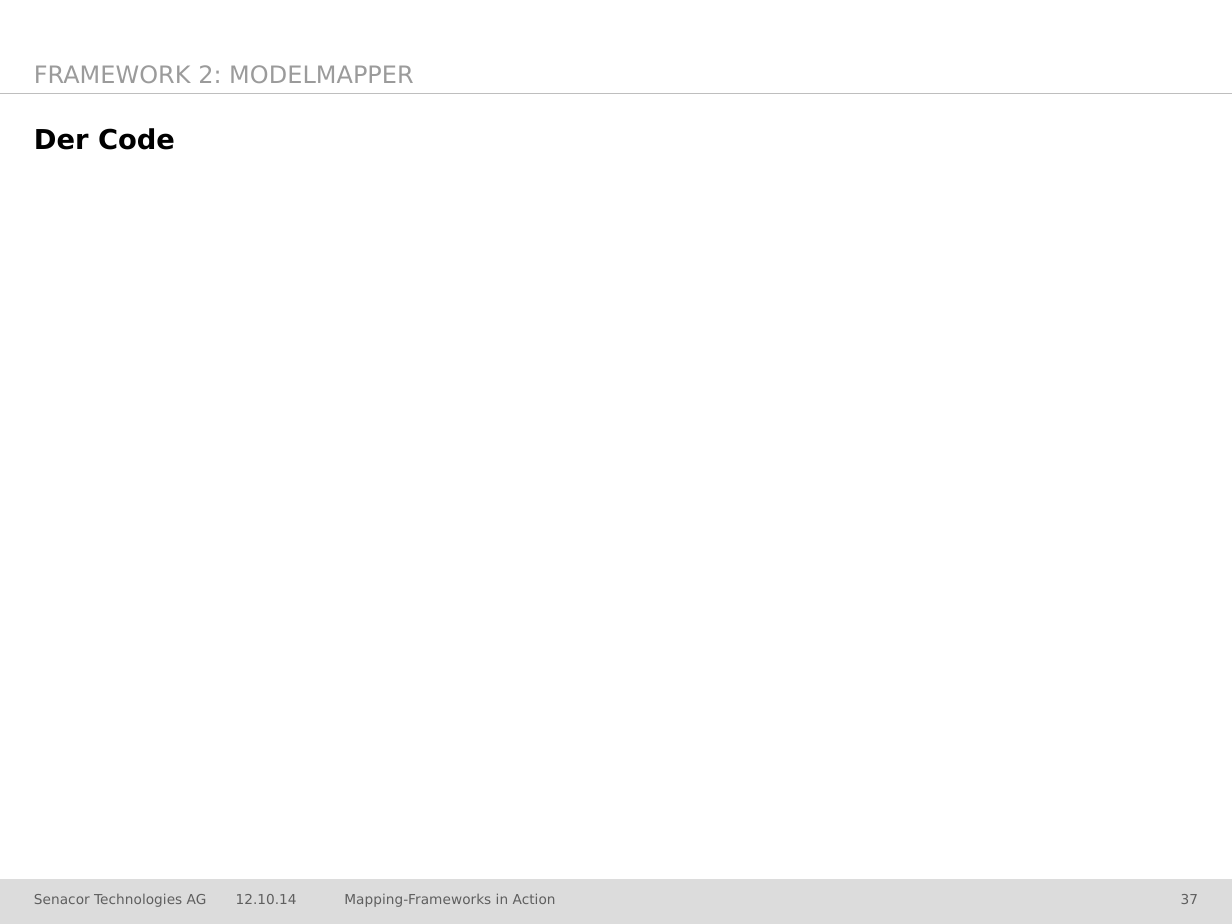
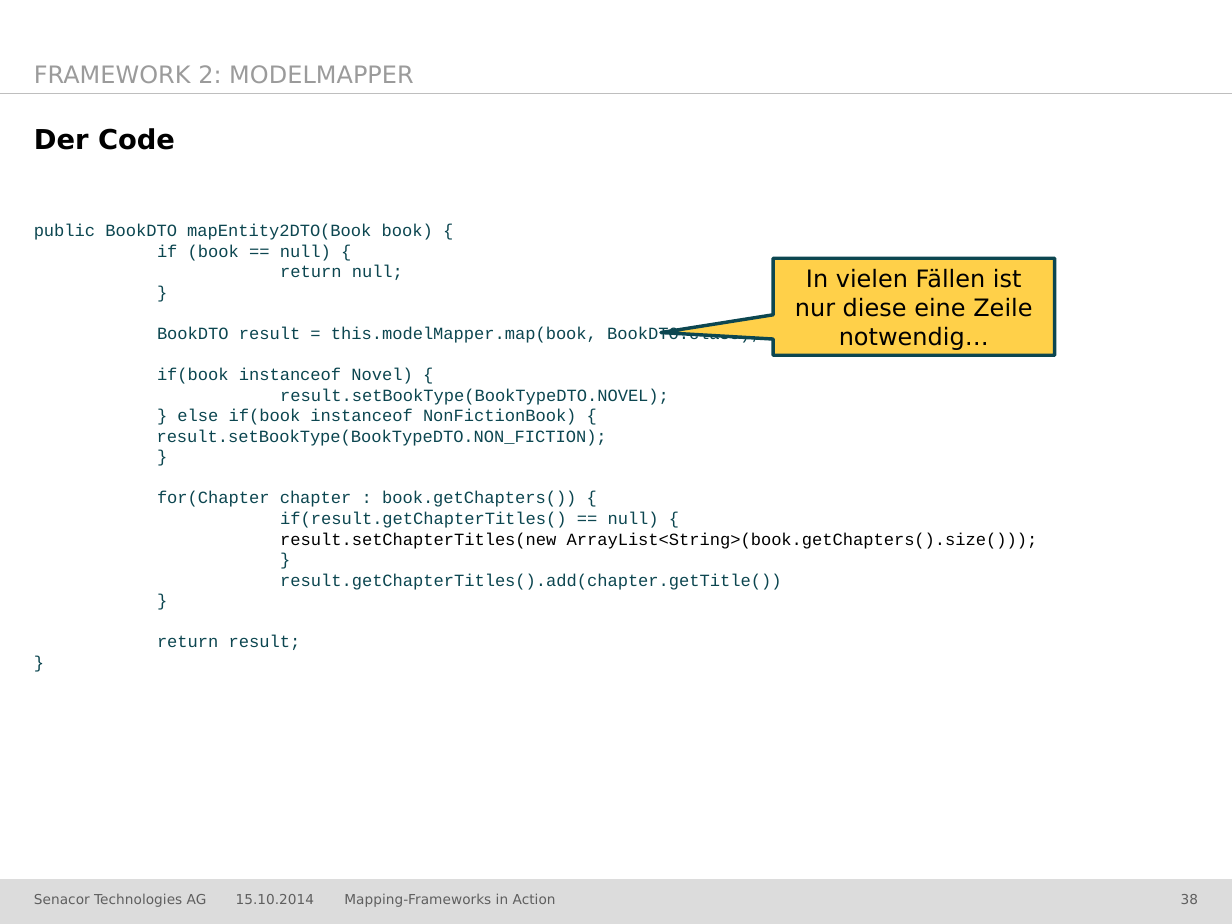
Before and after one commit to jschwalb/Mappings, a slide deck: slide 38 of presentation.pptx (slide 37 before the commit). Drawn at 1232x924 pixels with LibreOffice and Linux fonts; fonts in the diff are those of the drawing; background and template pictures are left out. Boxes give left, top, right and bottom in pixels: in the first picture for what was removed or moved away, otherwise in the second. Text is boxed around its words. In the diff, an @@ line names an element or a change of style, - is before the commit and + after.

```diff
--- a/presentation.pptx
+++ b/presentation.pptx
@@ text added at (x1=34, y1=223, x2=1038, y2=650), 10 pt, text #0C4650 @@
+public BookDTO mapEntity2DTO(Book book) {
+if (book == null) {
+return null;
+}
+BookDTO result = this.modelMapper.map(book, BookDTO.class);
+if(book instanceof Novel) {
+result.setBookType(BookTypeDTO.NOVEL);
+} else if(book instanceof NonFictionBook) {
+result.setBookType(BookTypeDTO.NON_FICTION);
+}
+for(Chapter chapter : book.getChapters()) {
+if(result.getChapterTitles() == null) {
+  result.setChapterTitles(new ArrayList<String>(book.getChapters().size()));
+}
+result.getChapterTitles().add(chapter.getTitle())
+}
+return result;
+}
@@ speech box added at (x1=774, y1=259, x2=1055, y2=356), fill #FFD049, outline #0C4650 2 pt, 14 pt, text #000000 @@
+In vielen Fällen ist nur diese eine Zeile notwendig…
@@ text at (x1=236, y1=894, x2=315, y2=904): text changed @@
-12.10.14
+15.10.2014
@@ page number at (x1=1181, y1=894, x2=1198, y2=904): text changed @@
-37
+38
```
Also in this commit, not shown: 49 other slides changed, 1 slide added, 12 other files.
